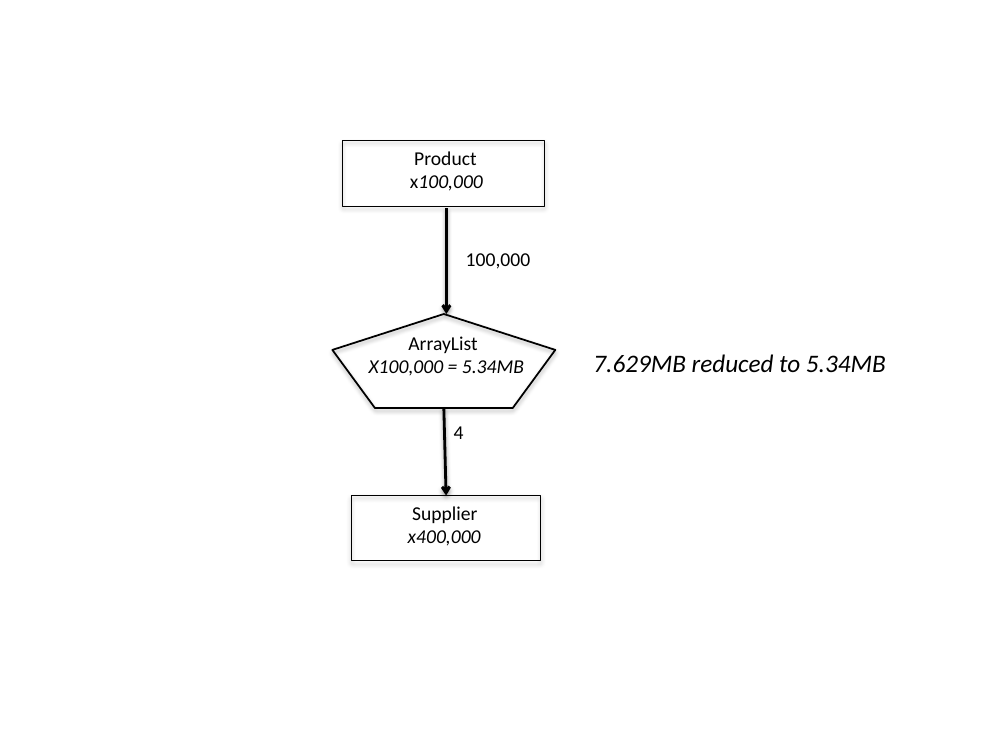
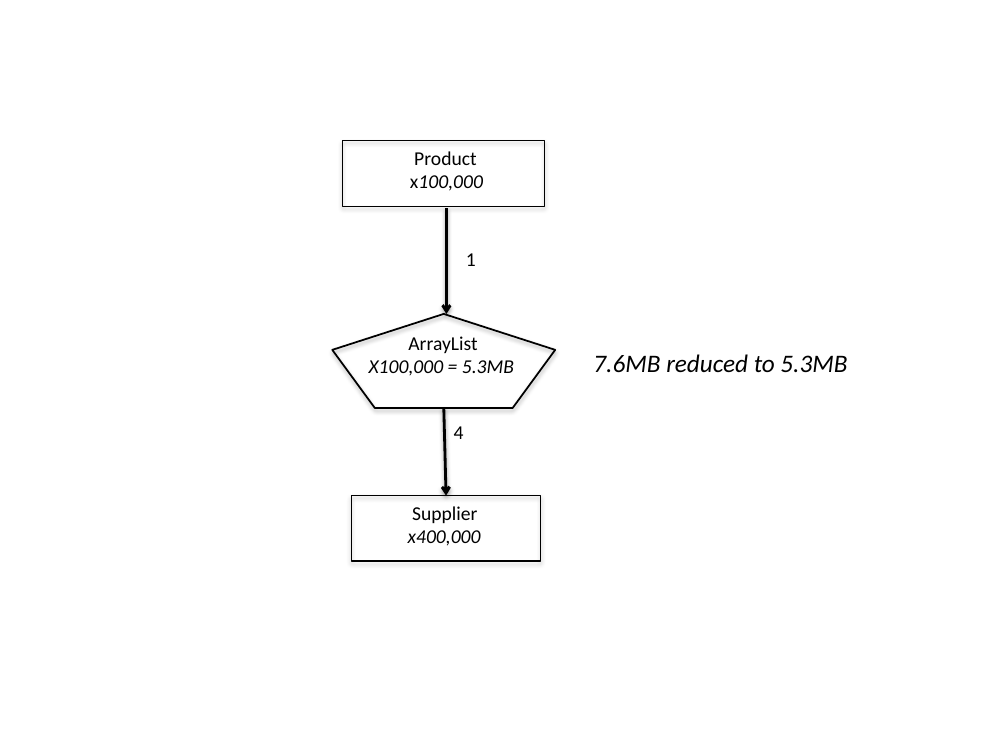
Before and after one commit to TheRuncibleTuner/bloatbook, a slide deck: slide 1 of part1/Figures/collections/trimmed-product.pptx. Drawn at 1008x756 pixels with LibreOffice and Linux fonts; fonts in the diff are those of the drawing. Boxes give left, top, right and bottom in pixels: in the first picture for what was removed or moved away, otherwise in the second. Text is boxed around its words. In the diff, an @@ line names an element or a change of style, - is before the commit and + after.

```diff
--- a/part1/Figures/collections/trimmed-product.pptx
+++ b/part1/Figures/collections/trimmed-product.pptx
@@ text removed at [466, 253, 530, 269] @@
-100,000
@@ text added at [466, 253, 476, 266], 14 pt, text #000000 @@
+1
@@ text at [593, 354, 847, 373]: text changed @@
-7.629MB reduced to 5.34MB
+7.6MB reduced to 5.3MB
@@ text at [369, 360, 514, 375]: text changed @@
-X100,000 = 5.34MB
+X100,000 = 5.3MB
```
Also in this commit, not shown: 24 other files.
